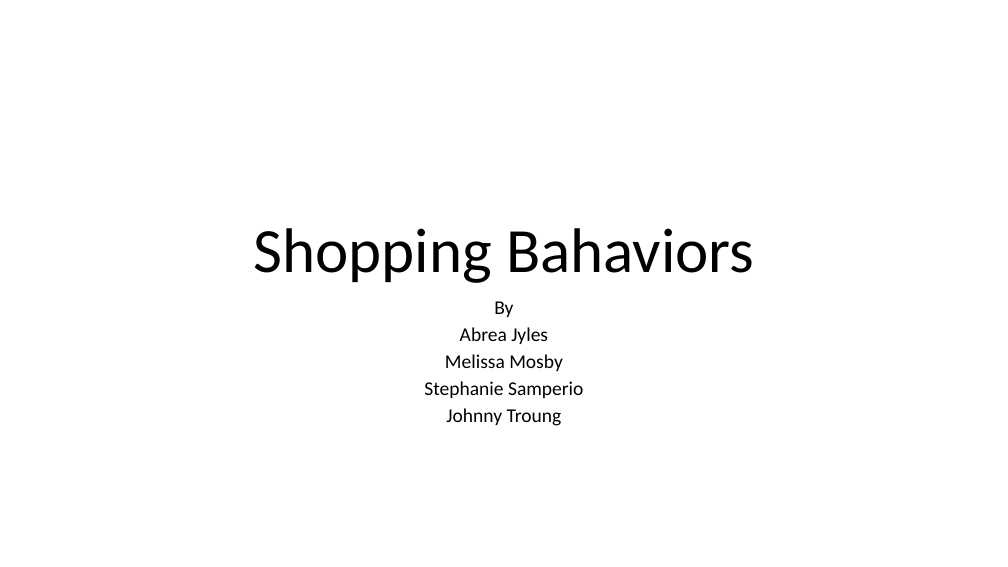
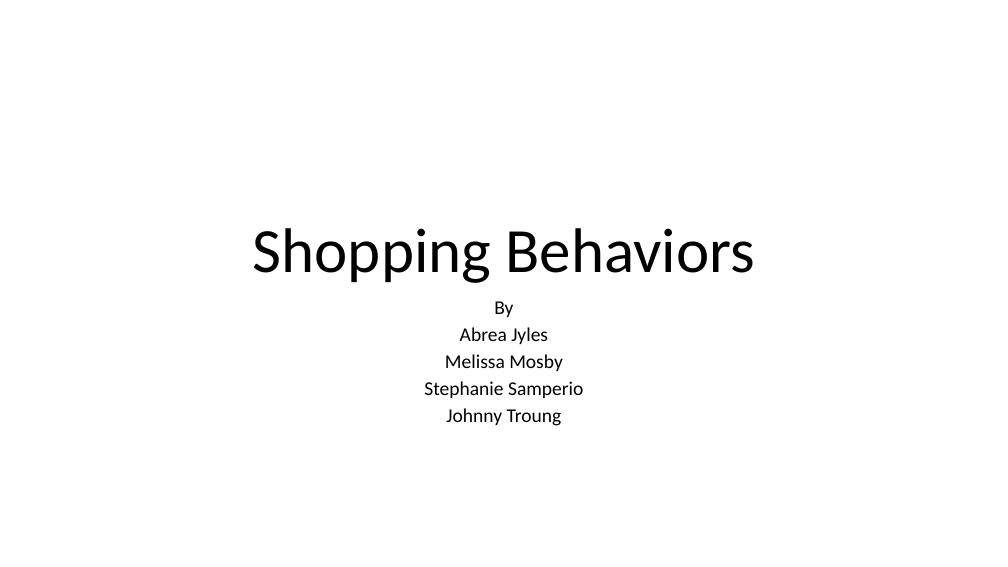
Before and after one commit to stephanieesamperio/project-1, a slide deck: slide 1 of Project 1 Presentation.pptx. Drawn at 1008x567 pixels with LibreOffice and Linux fonts; fonts in the diff are those of the drawing. Boxes give left, top, right and bottom in pixels: in the first picture for what was removed or moved away, otherwise in the second. Text is boxed around its words. In the diff, an @@ line names an element or a change of style, - is before the commit and + after.

```diff
--- a/Project 1 Presentation.pptx
+++ b/Project 1 Presentation.pptx
@@ title at [253,228,754,283]: text changed @@
-Shopping Bahaviors
+Shopping Behaviors
```
Also in this commit, not shown: 1 other slide changed, 9 slides added, 9 slides removed.
